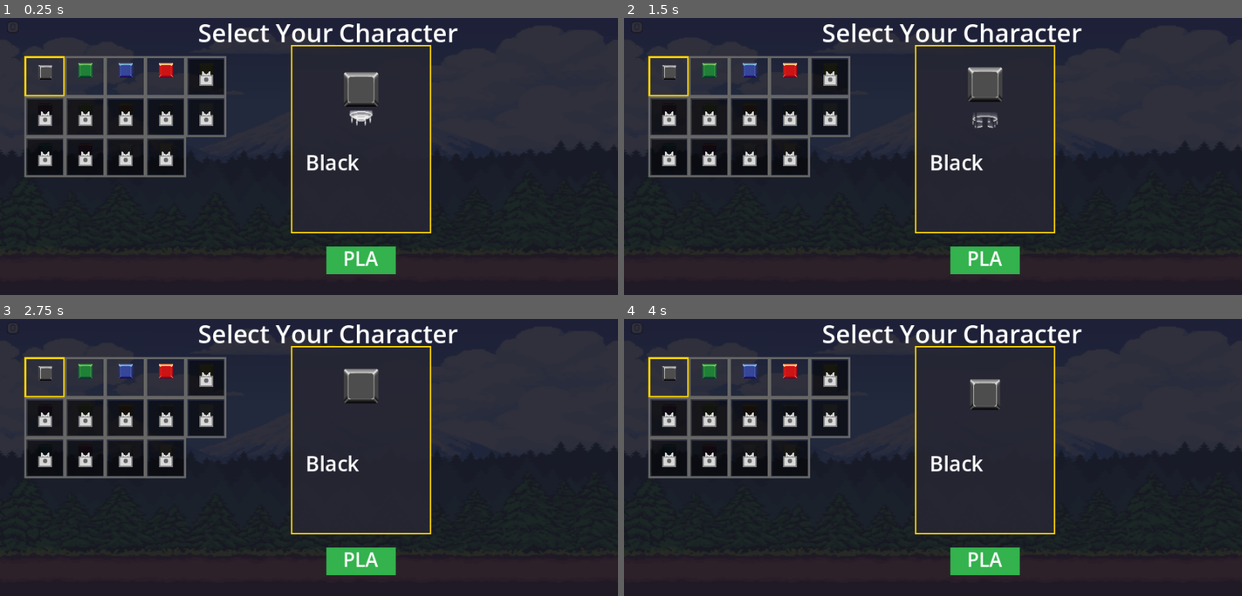
Above: before the commit, frames 1-4 (two rows, left to right).
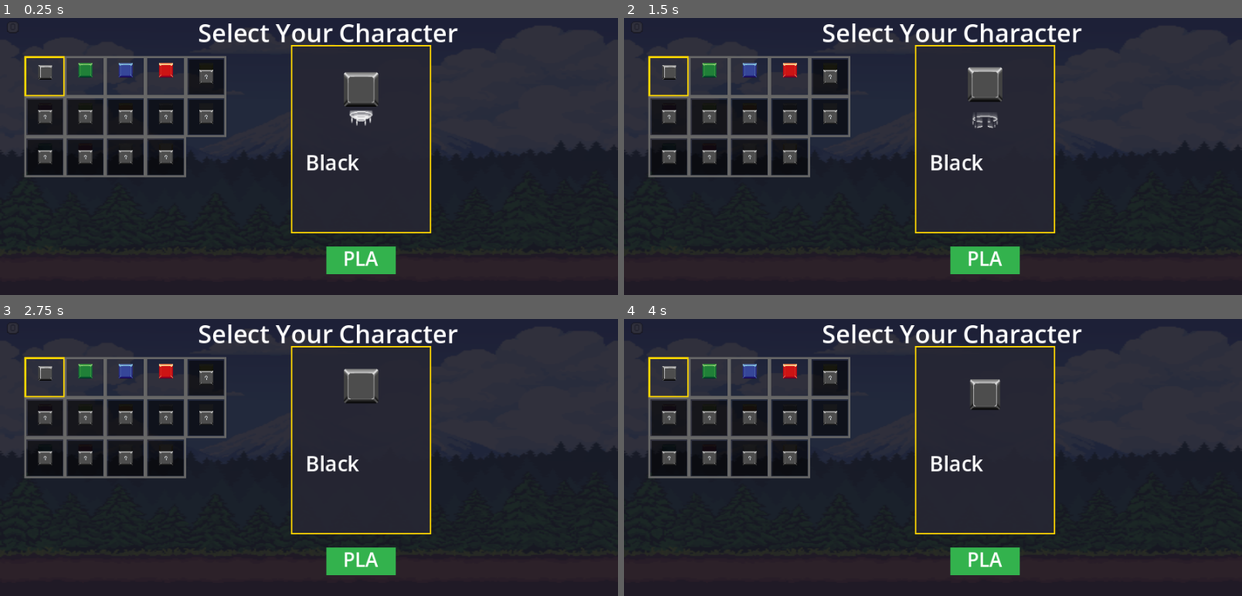
Above: after the commit, the same moments.

Repository: Celshade/CtrlN
Game: Godot game, scene res://scenes/main.tscn
Two runs of this game, one before a commit and one after it. Both use one fixed random seed, a clock stepped at 60 frames per second and the inputs below.
Inputs (mouse positions are in pixels of both pictures, inside the frame that each line leads up to):
- Up to frame 1 (0.25 s): no input
- Up to frame 2 (1.5 s): tap Enter at 0.5 s; hold Right (navigate_right) 0.53-1.28 s; hold Space (confirm) 0.53-1.28 s; click (933, 156) at 0.67 s; move the mouse to (809, 170) at 1.27 s; hold Down (navigate_down) from 1.28 s (still down); tap Space (confirm) at 1.35 s
- Up to frame 3 (2.75 s): move the mouse to (370, 396) at 2.02 s; release Down (navigate_down) at 2.03 s; hold Right (navigate_right) from 2.03 s (still down); hold Space (confirm) from 2.03 s (still down)
- Up to frame 4 (4 s): move the mouse to (902, 512) at 2.77 s; release Right (navigate_right) at 2.78 s; release Space (confirm) at 2.78 s; hold Up (navigate_up) 2.78-3.53 s; tap Space (confirm) at 2.85 s; click (902, 512) at 2.92 s; move the mouse to (1118, 499) at 3.52 s; hold Left (navigate_left) from 3.53 s (still down); hold Space (confirm) from 3.53 s (still down)

The runs differ from the first frame. In frame 1, 1.3% of the frame differs, in the area x 6-35%, y 18-54%; in frame 2, 1.3%; in frame 3, 1.3%; in frame 4, 1.3%.

Commit message:
Fix locked character icon size

Diff:
--- a/godot/scripts/character_select.gd
+++ b/godot/scripts/character_select.gd
@@ -32,6 +32,7 @@
 
 # Cached textures (loaded once in _ready)
 var _icon_textures: Array[Texture2D] = []
+var _locked_key_tex: Texture2D = null
 
 # Keybounce animation for the featured card (character select only)
 # Loaded from: assets/keybounce_{char_id}/key_bounce_{char_id}{i}.png
@@ -80,6 +81,7 @@
 	_icon_textures.resize(roster.size())
 	for i in range(roster.size()):
 		_icon_textures[i] = load(roster[i]["asset"]) as Texture2D
+	_locked_key_tex = load("res://assets/UI/locked_key.png") as Texture2D
 
 
 func _build_roster() -> void:
@@ -214,17 +216,9 @@
 				draw_texture_rect(tex, rect, false, Color(0.25, 0.25, 0.25, 0.7))
 				# Dark tint overlay
 				draw_rect(rect, Color(0, 0, 0, 0.55))
-				# Lock symbol: padlock body
-				var lx := x + ICON_SIZE * 0.5
-				var ly := y + ICON_SIZE * 0.5 + 4
-				draw_rect(Rect2(lx - 9, ly - 6, 18, 14), Color(0.85, 0.85, 0.85), true)
-				draw_rect(Rect2(lx - 9, ly - 6, 18, 14), Color(0.5, 0.5, 0.5), false, 1.5)
-				# Shackle arc (4 lines approximating a U)
-				draw_line(Vector2(lx - 5, ly - 6), Vector2(lx - 5, ly - 12), Color(0.85, 0.85, 0.85), 2.5)
-				draw_line(Vector2(lx + 5, ly - 6), Vector2(lx + 5, ly - 12), Color(0.85, 0.85, 0.85), 2.5)
-				draw_arc(Vector2(lx, ly - 12), 5.0, PI, 0.0, 8, Color(0.85, 0.85, 0.85), 2.5)
-				# Keyhole
-				draw_circle(Vector2(lx, ly), 3, Color(0.4, 0.4, 0.4))
+				# Lock icon filling the tile
+				if _locked_key_tex:
+					draw_texture_rect(_locked_key_tex, rect, false)
 			else:
 				draw_texture_rect(tex, rect, false, Color.WHITE)
 
